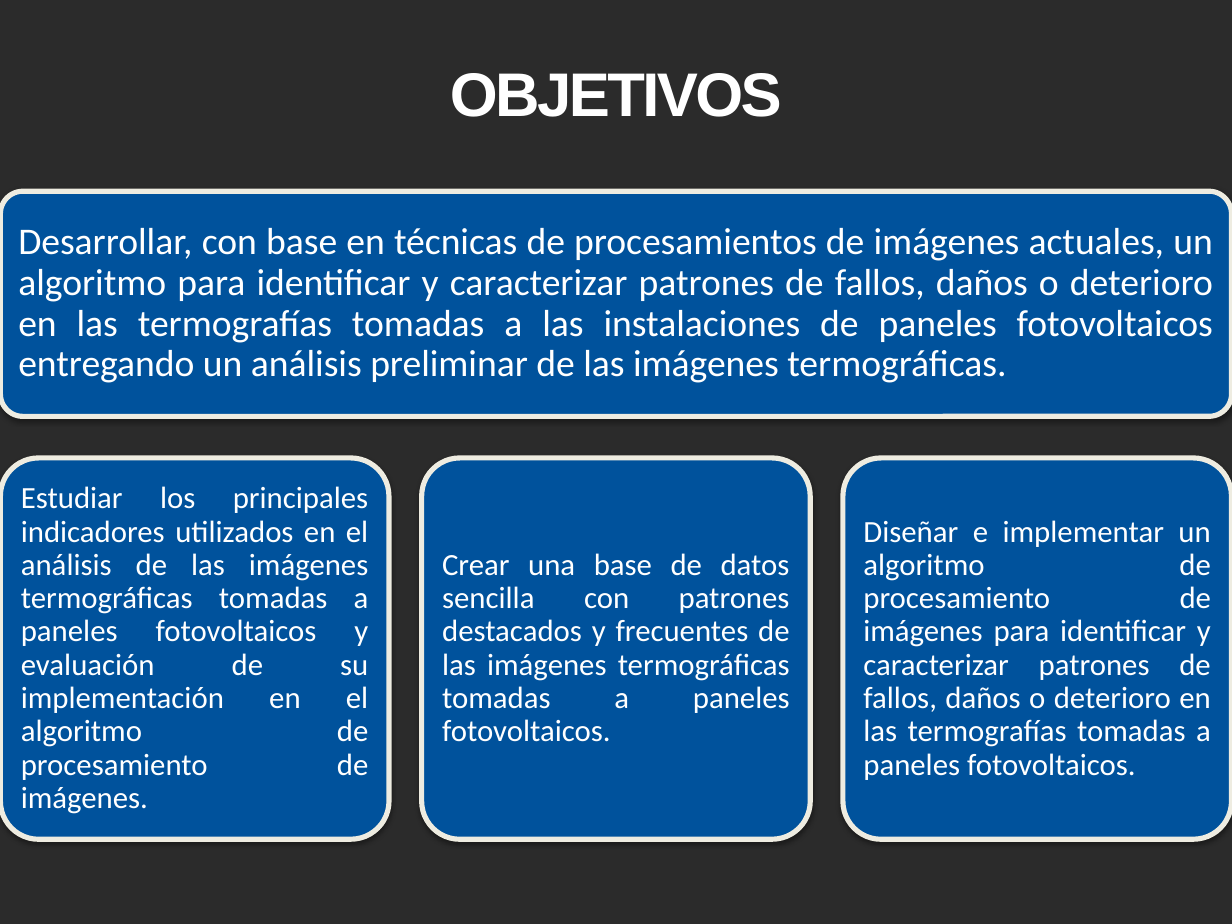
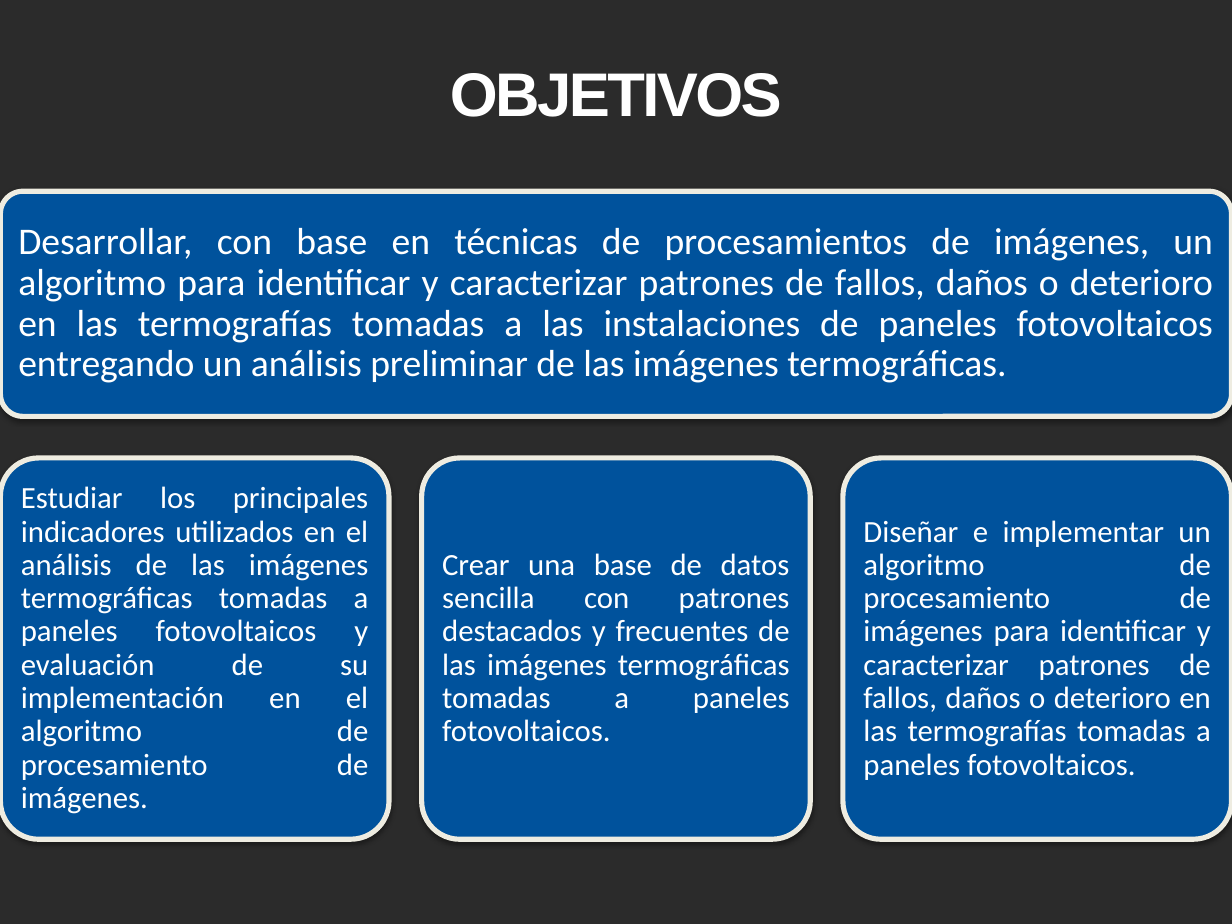
Before and after one commit to catorres480/Uniajc_Tesis_OTFV, a slide deck: slide 5 of Anteproyectos2021/ArchivosEntregables/Abril/Exposicion_tesis_avances1_2_3_14042021_2.pptx. Drawn at 1232x924 pixels with LibreOffice and Linux fonts; fonts in the diff are those of the drawing; background and template pictures are left out; a plain dark background stands for a picture behind light text. Boxes give left, top, right and bottom in pixels: in the first picture for what was removed or moved away, otherwise in the second. Text is boxed around its words. In the diff, an @@ line names an element or a change of style, - is before the commit and + after.

Commit message:
Replanteo de objetivos

```diff
--- a/Anteproyectos2021/ArchivosEntregables/Abril/Exposicion_tesis_avances1_2_3_14042021_2.pptx
+++ b/Anteproyectos2021/ArchivosEntregables/Abril/Exposicion_tesis_avances1_2_3_14042021_2.pptx
@@ text at [18, 228, 1213, 383]: text changed @@
-Desarrollar, con base en técnicas de procesamientos de imágenes actuales, un algoritmo para identificar y caracterizar patrones de fallos, daños o deterioro en las termografías tomadas a las instalaciones de paneles fotovoltaicos entregando un análisis preliminar de las imágenes termográficas.
+Desarrollar, con base en técnicas de procesamientos de imágenes, un algoritmo para identificar y caracterizar patrones de fallos, daños o deterioro en las termografías tomadas a las instalaciones de paneles fotovoltaicos entregando un análisis preliminar de las imágenes termográficas.
```
Also in this commit, not shown: 2 other files.
